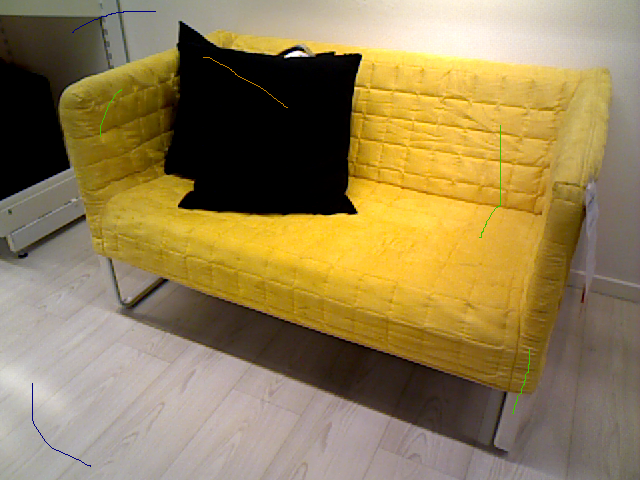
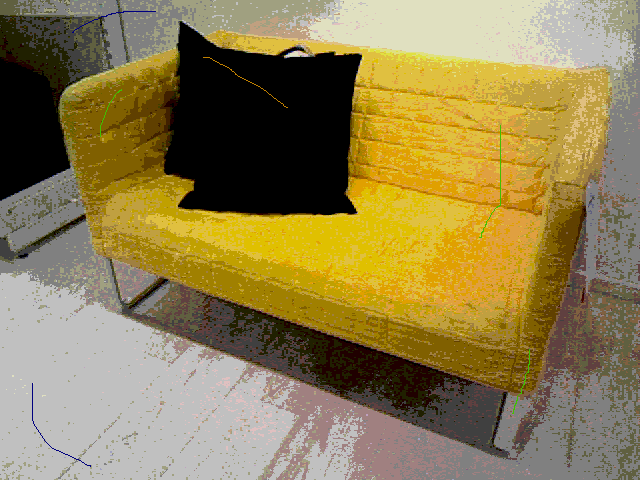
Two versions of the same layered image (w=640, h=480). Layer-by-layer changes:
painted on "50.png" over (0, 0, 640, 480)
